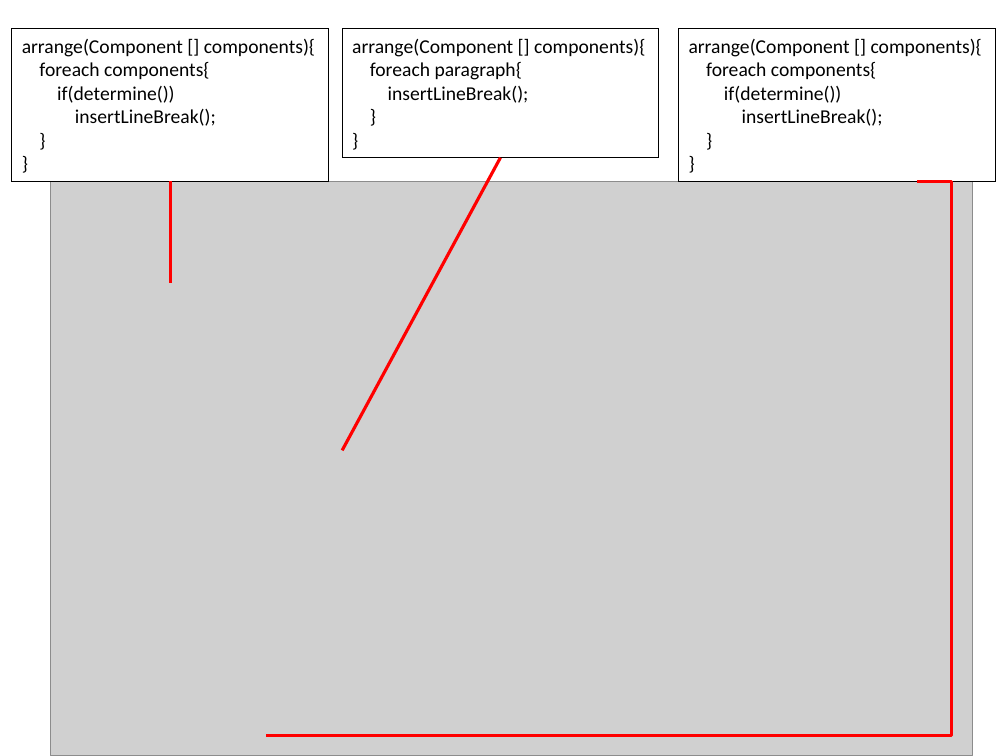
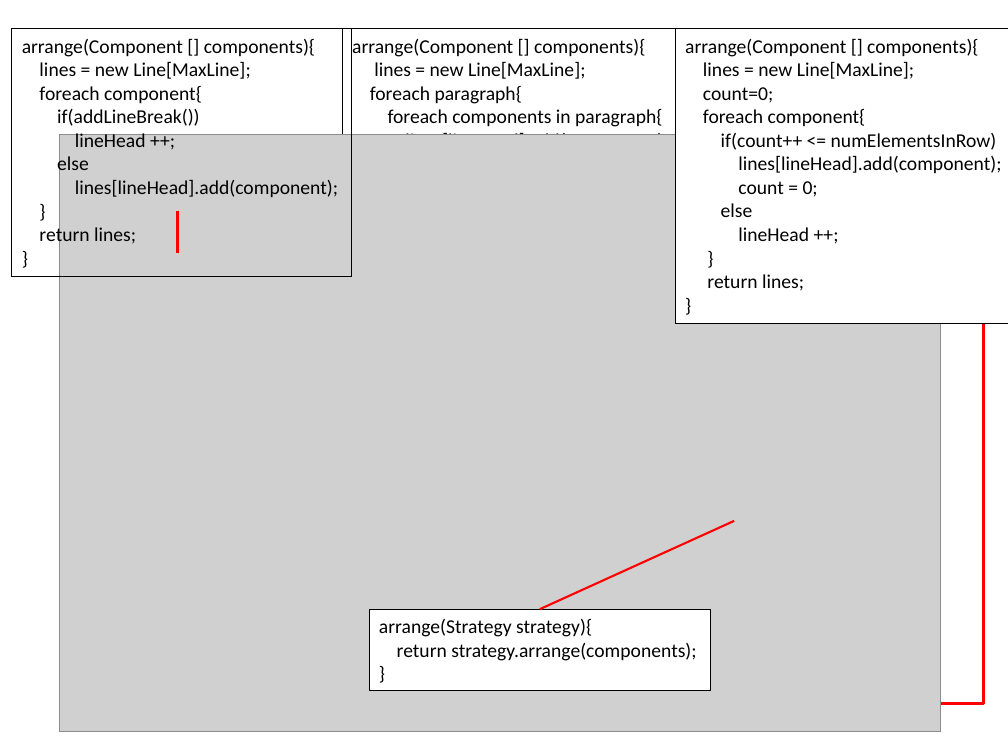
Before and after one commit to 2014-sed-team3/term-project, a slide deck: slide 7 of hw/hw7/Homework0408_part1.pptx. Drawn at 1008x756 pixels with LibreOffice and Linux fonts; fonts in the diff are those of the drawing; grey boxes stand for pictures. Boxes give left, top, right and bottom in pixels: in the first picture for what was removed or moved away, otherwise in the second. Text is boxed around its words. In the diff, an @@ line names an element or a change of style, - is before the commit and + after.

```diff
--- a/hw/hw7/Homework0408_part1.pptx
+++ b/hw/hw7/Homework0408_part1.pptx
@@ text in rectangle at bbox=[12, 29, 352, 277]: paragraph added @@
+return lines;
@@ rectangle "arrange(Component [] components){": place and size @@
-rectangle "arrange(Component [] components){" at bbox=[12, 29, 329, 181]
+rectangle "arrange(Component [] components){" at bbox=[12, 29, 352, 277]
@@ rectangle "arrange(Component [] components){": place and size @@
-rectangle "arrange(Component [] components){" at bbox=[342, 29, 658, 158]
+rectangle "arrange(Component [] components){" at bbox=[342, 29, 681, 253]
@@ rectangle added at bbox=[675, 29, 1008, 325], fill #FFFFFF, outline #000000 0.75 pt, 14 pt, text #000000 @@
+arrange(Component [] components){
+lines = new Line[MaxLine];
+count=0;
+foreach component{
+if(count++ <= numElementsInRow)
+lines[lineHead].add(component);
+count = 0;
+else
+lineHead ++;
+}
+return lines;
+}
@@ rectangle removed at bbox=[678, 29, 995, 181] @@
-arrange(Component [] components){
-foreach components{
-if(determine())
-insertLineBreak();
-}
-}
@@ text in rectangle at bbox=[39, 61, 338, 197]: text changed @@
-foreach components{
-if(determine())
-insertLineBreak();
+lines = new Line[MaxLine];
+foreach component{
+if(addLineBreak())
+lineHead ++;
+else
+lines[lineHead].add(component);
@@ text in rectangle at bbox=[703, 61, 914, 79]: paragraph added @@
+lines = new Line[MaxLine];
@@ text in rectangle at bbox=[388, 109, 668, 135]: text changed @@
-insertLineBreak();
+foreach components in paragraph{
+lines[lineHead].add(component);
@@ picture: place and size @@
-picture at bbox=[50, 181, 973, 756]
+picture at bbox=[59, 135, 940, 733]
@@ line removed from (500, 157) to (342, 451) @@
@@ elbow line moved from (916, 181) - (266, 735) to (916, 181) - (250, 704) @@
@@ text in rectangle at bbox=[39, 225, 136, 247]: paragraphs added @@
+return lines;
+}
@@ line moved from (170, 181) - (170, 283) to (177, 212) - (177, 253) @@
@@ line added from (539, 609) to (734, 521), #FF0000 1.5 pt @@
@@ rectangle added at bbox=[369, 609, 711, 690], fill #FFFFFF, outline #000000 0.75 pt, 14 pt, text #000000 @@
+arrange(Strategy strategy){
+return strategy.arrange(components);
+}
```
Also in this commit, not shown: 4 other slides changed, 5 other files.
